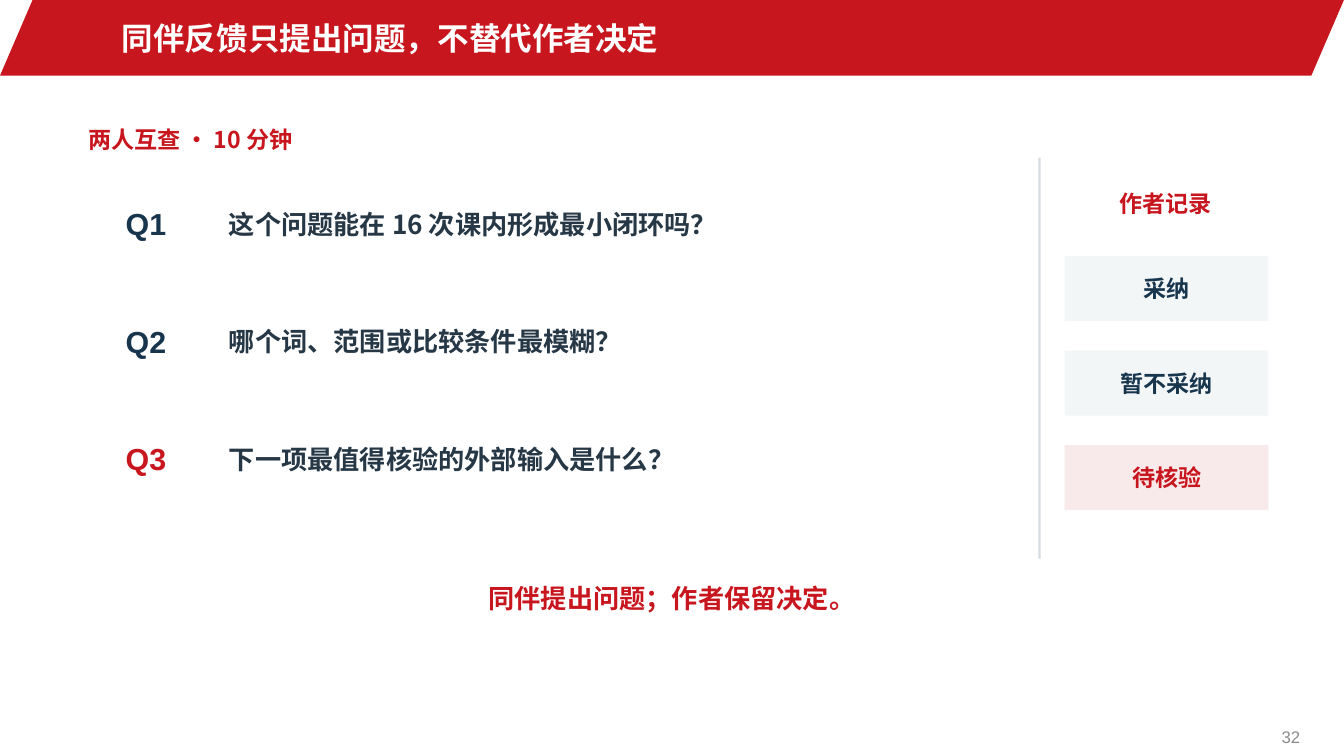
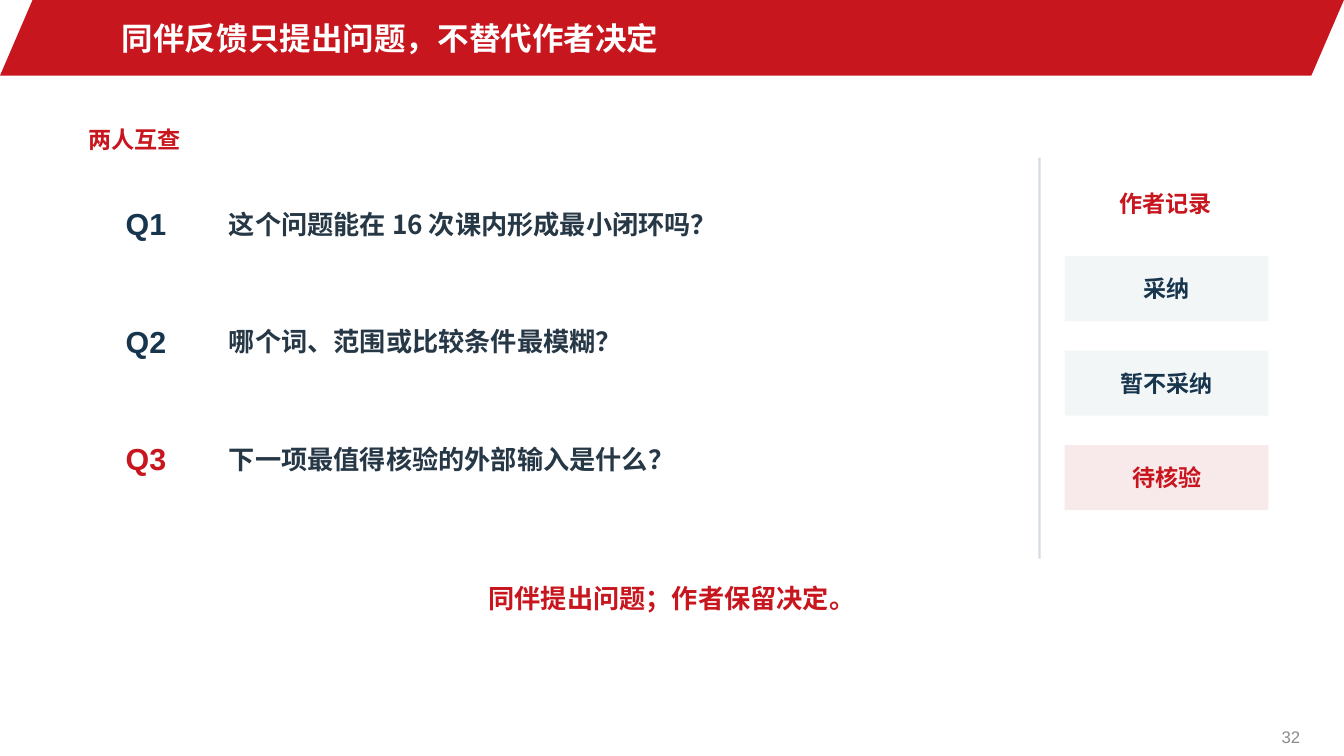
Before and after one commit to jinyh/ai4research, a slide deck: slide 32 of lessons/lesson-01/slides.pptx. Drawn at 1344x756 pixels with LibreOffice and Linux fonts; fonts in the diff are those of the drawing; background and template pictures are left out. Boxes give left, top, right and bottom in pixels: in the first picture for what was removed or moved away, otherwise in the second. Text is boxed around its words. In the diff, an @@ line names an element or a change of style, - is before the commit and + after.

```diff
--- a/lessons/lesson-01/slides.pptx
+++ b/lessons/lesson-01/slides.pptx
@@ text at [88, 128, 180, 150]: text changed @@
-两人互查 · 10 分钟
+两人互查
```
Also in this commit, not shown: 3 other slides changed, 26 other files.
